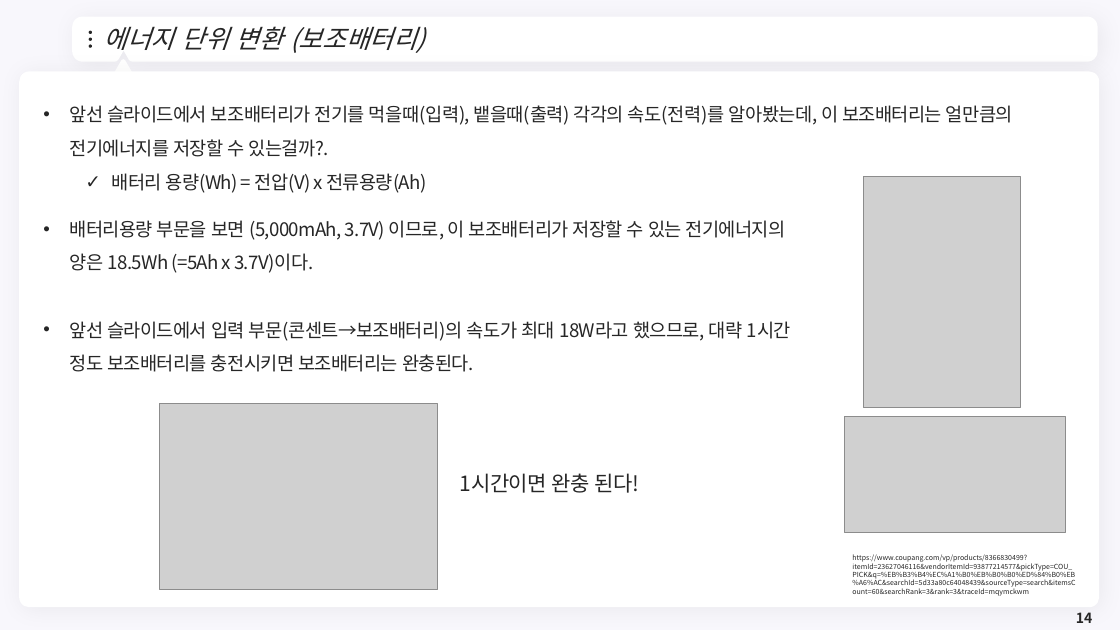
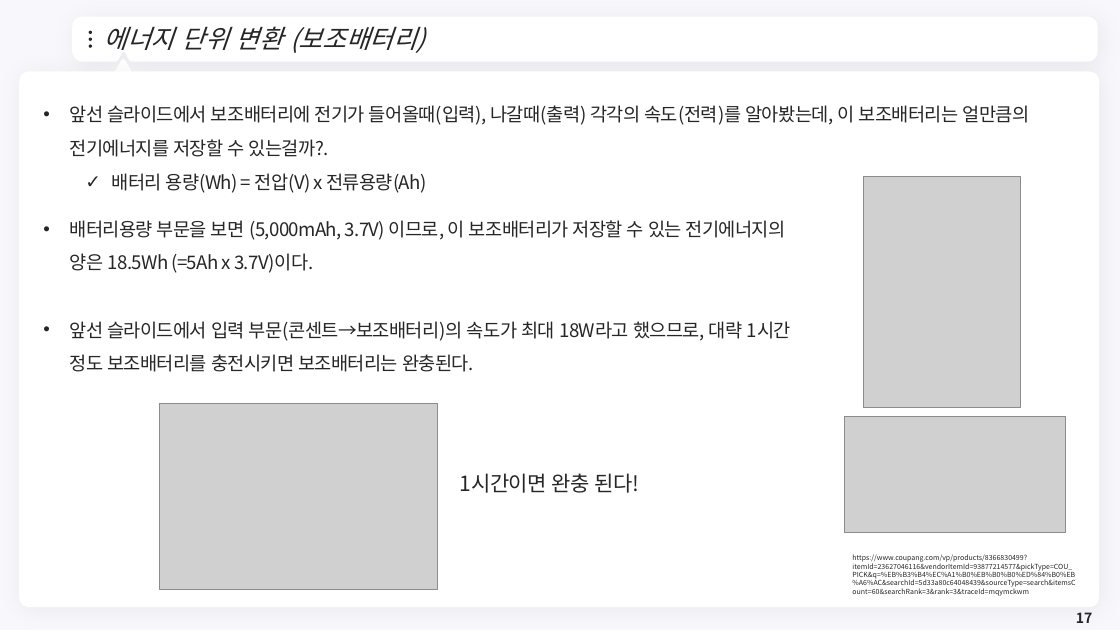
Before and after one commit to meandthey/Teaching, a slide deck: slide 17 of 에너지경제학/자원에너지경제학_Chapter_1.pptx (slide 14 before the commit). Drawn at 1120x630 pixels with LibreOffice and Linux fonts; fonts in the diff are those of the drawing; grey boxes stand for pictures; background and template pictures are left out. Boxes give left, top, right and bottom in pixels: in the first picture for what was removed or moved away, otherwise in the second. Text is boxed around its words. In the diff, an @@ line names an element or a change of style, - is before the commit and + after.

```diff
--- a/에너지경제학/자원에너지경제학_Chapter_1.pptx
+++ b/에너지경제학/자원에너지경제학_Chapter_1.pptx
@@ text at [70,105,1030,157]: text changed @@
-• 앞선 슬라이드에서 보조배터리가 전기를 먹을때(입력), 뱉을때(출력) 각각의 속도(전력)를 알아봤는데, 이 보조배터리는 얼만큼의 전기에너지를 저장할 수 있는걸까?.
+• 앞선 슬라이드에서 보조배터리에 전기가 들어올때(입력), 나갈때(출력) 각각의 속도(전력)를 알아봤는데, 이 보조배터리는 얼만큼의 전기에너지를 저장할 수 있는걸까?.
@@ page number at [1076,612,1092,623]: text changed @@
-14
+17
```
Also in this commit, not shown: 3 other slides changed, 4 slides added.
